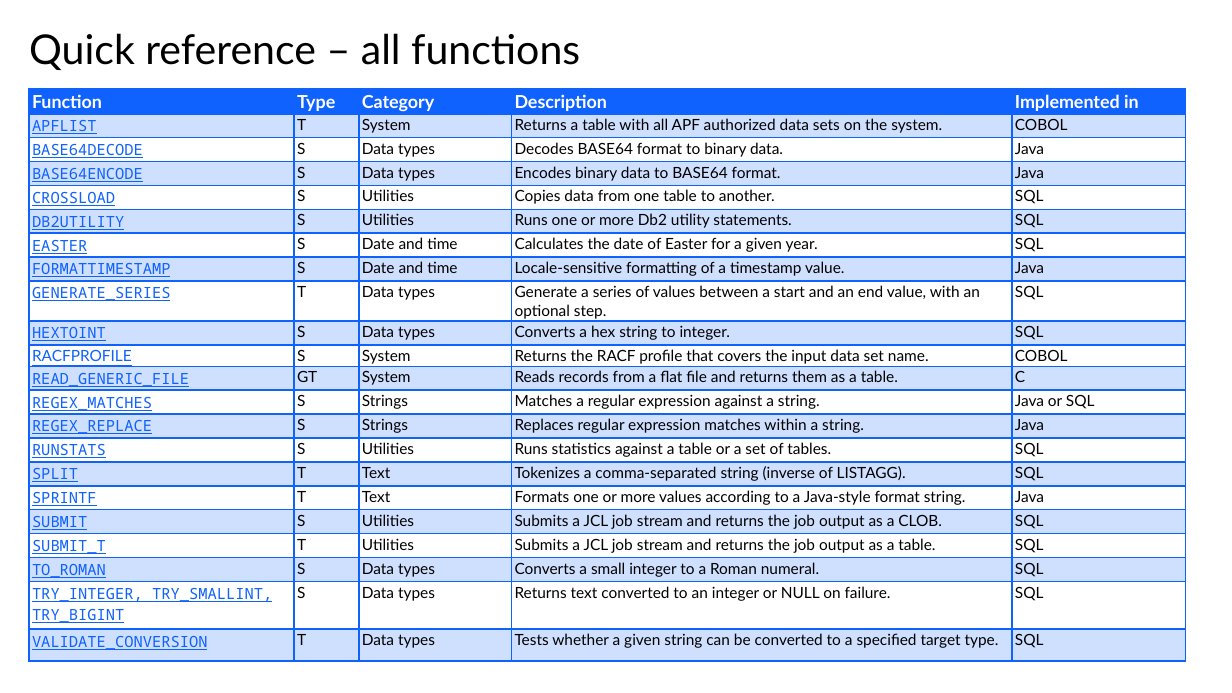
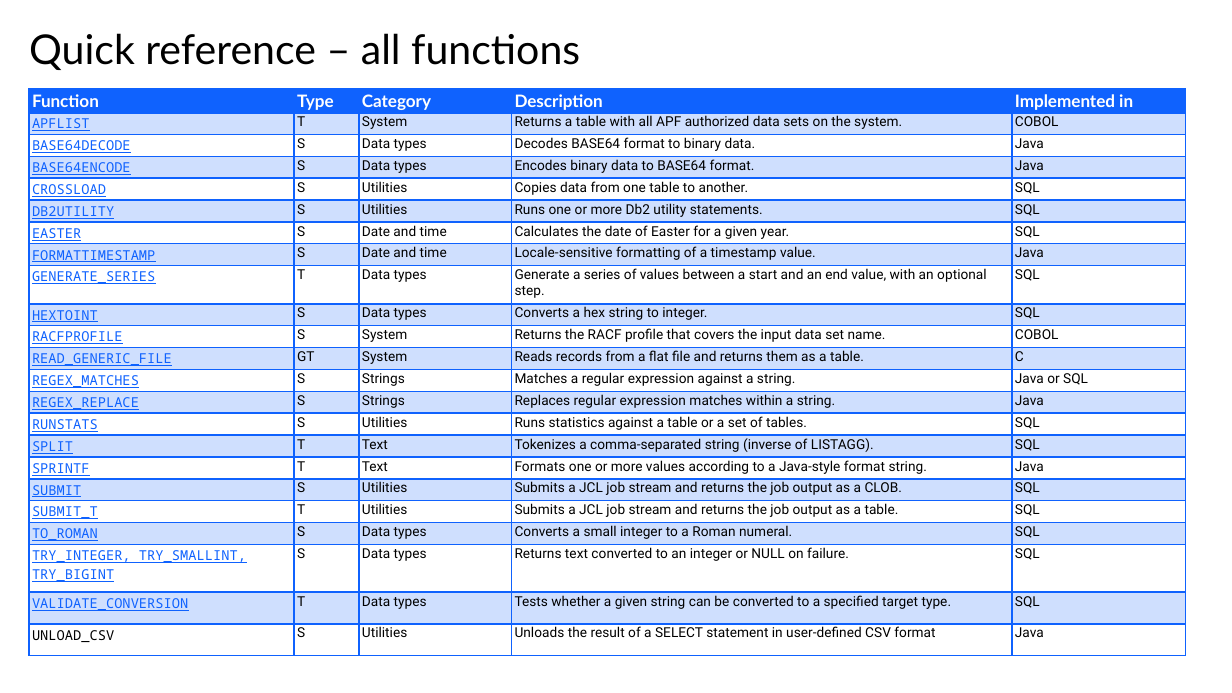
Before and after one commit to de103252/Db2_Routines, a slide deck: slide 33 of Db2 Routines Presentation.pptx (slide 31 before the commit). Drawn at 1232x693 pixels with LibreOffice and Linux fonts; fonts in the diff are those of the drawing; background and template pictures are left out. Boxes give left, top, right and bottom in pixels: in the first picture for what was removed or moved away, otherwise in the second. Text is boxed around its words. In the diff, an @@ line names an element or a change of style, - is before the commit and + after.

Commit message:
feat: add CLI support for UnloadCSV with commons-cli and enhance file export tests

```diff
--- a/Db2 Routines Presentation.pptx
+++ b/Db2 Routines Presentation.pptx
@@ table at bbox=[30, 89, 1186, 646] @@
+row 23: UNLOAD_CSV | S | Utilities | Unloads the result of a SELECT statement in user-defined CSV format | Java
```
Also in this commit, not shown: 2 slides added, 5 other files.
